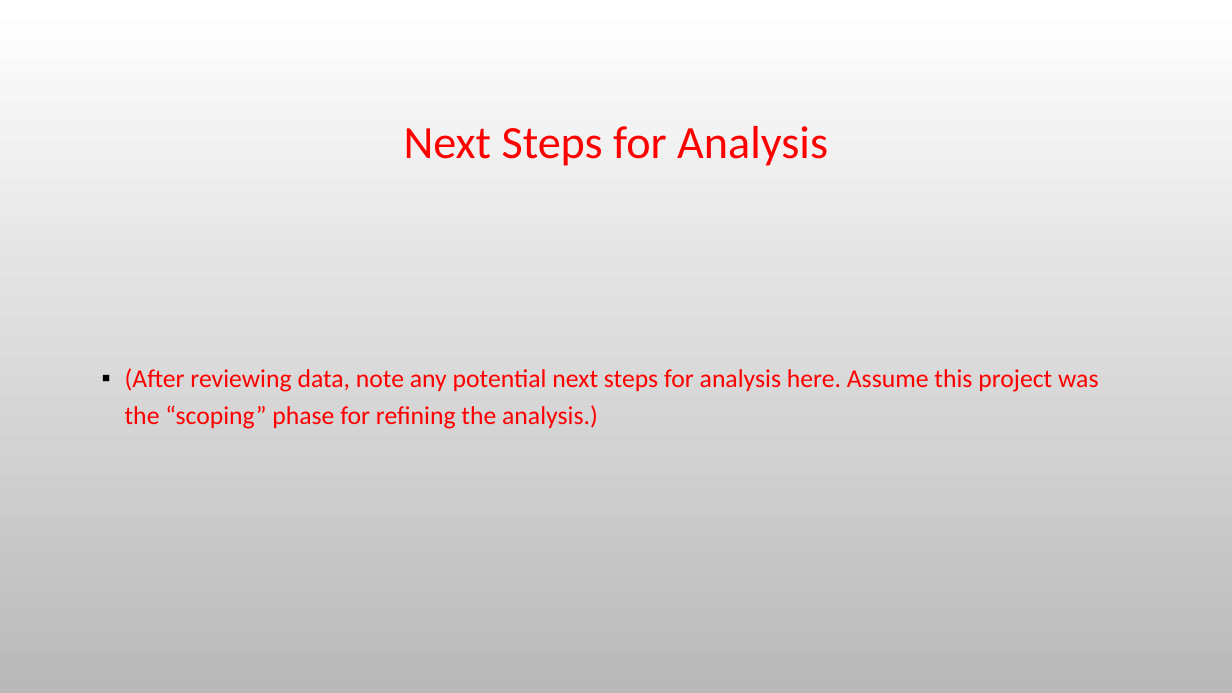
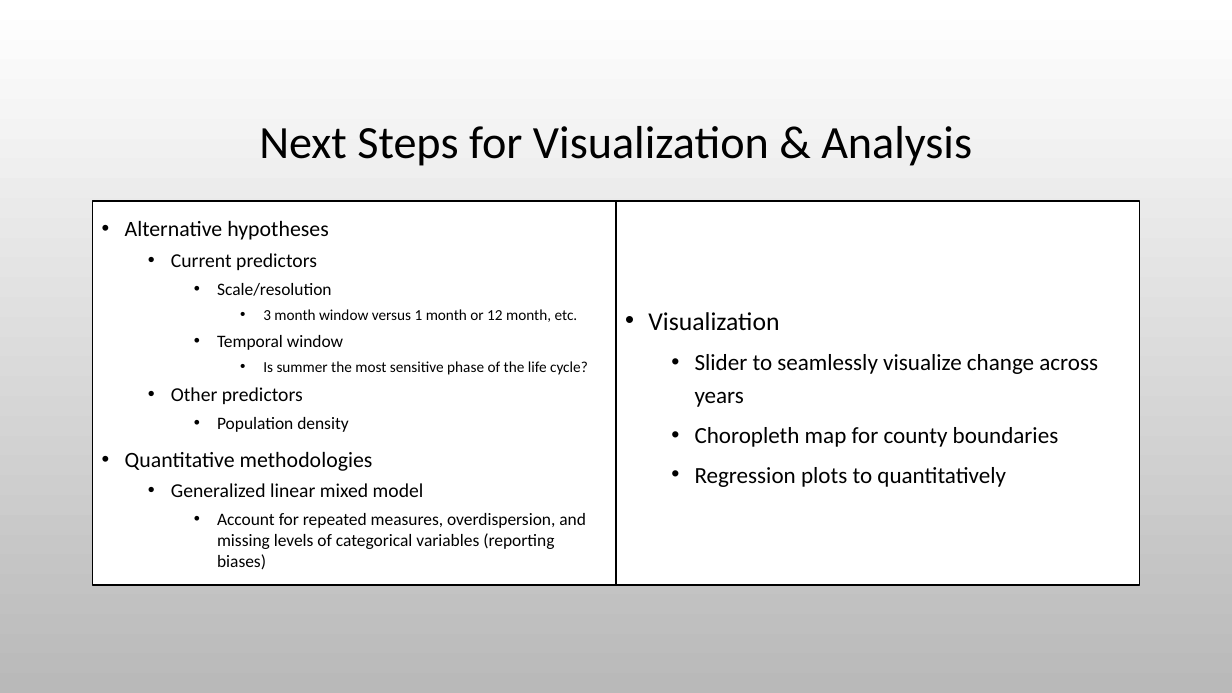
Before and after one commit to Evdawg/Project_3_Mosquito-borne_Diseases, a slide deck: slide 9 of Presentation.pptx. Drawn at 1232x693 pixels with LibreOffice and Linux fonts; fonts in the diff are those of the drawing; background and template pictures are left out. Boxes give left, top, right and bottom in pixels: in the first picture for what was removed or moved away, otherwise in the second. Text is boxed around its words. In the diff, an @@ line names an element or a change of style, - is before the commit and + after.

```diff
--- a/Presentation.pptx
+++ b/Presentation.pptx
@@ title at <box>259,126,972,166</box>: text changed; text colour #FF0000 to #000000 @@
-Next Steps for Analysis
+Next Steps for Visualization & Analysis
@@ rectangle added at <box>92,201,616,586</box>, fill #FFFFFF, outline #000000 1.25 pt, 13.6 pt, text #000000 @@
+• Alternative hypotheses
+  • Current predictors
+    • Scale/resolution
+      • 3 month window versus 1 month or 12 month, etc.
+    • Temporal window
+      • Is summer the most sensitive phase of the life cycle?
+  • Other predictors
+    • Population density
+• Quantitative methodologies
+  • Generalized linear mixed model
+    • Account for repeated measures, overdispersion, and missing levels of categorical variables (reporting biases)
@@ text added at <box>616,201,1141,586</box>, fill #FFFFFF, outline #000000 1.25 pt, 18 pt, text #000000 @@
+• Visualization
+  • Slider to seamlessly visualize change across years
+  • Choropleth map for county boundaries
+  • Regression plots to quantitatively
@@ text removed at <box>125,368,1098,429</box> @@
-▪ (After reviewing data, note any potential next steps for analysis here. Assume this project was the “scoping” phase for refining the analysis.)
```
Also in this commit, not shown: 1 other slide changed.
